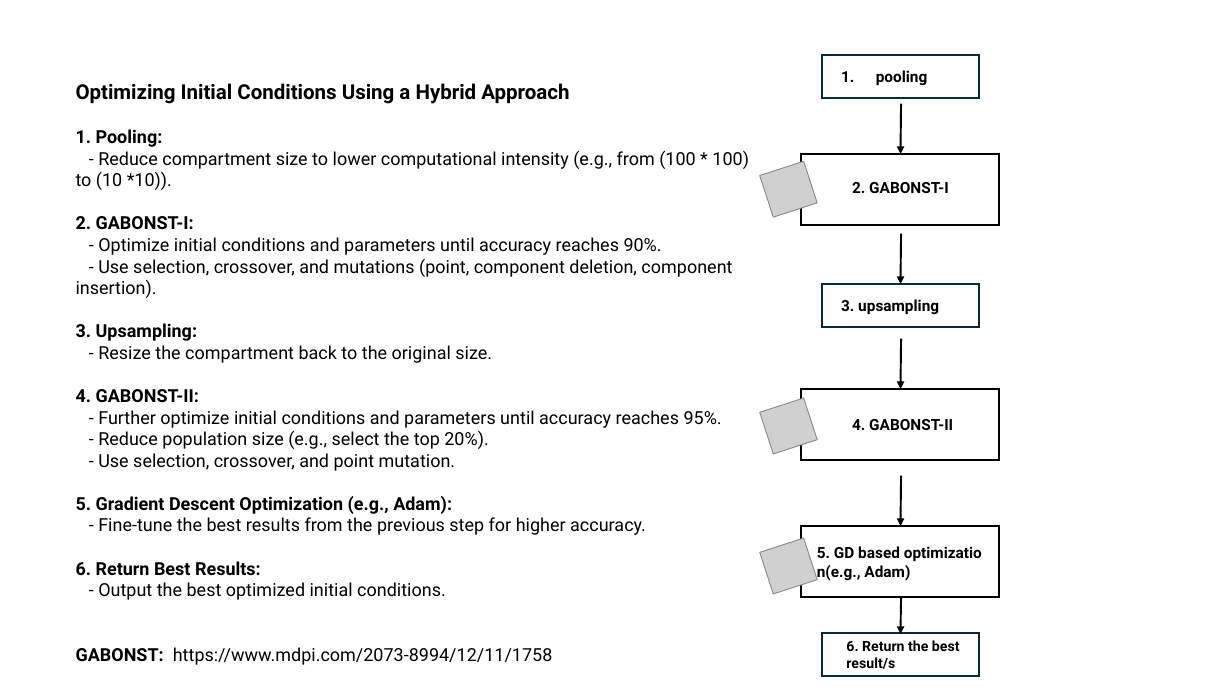
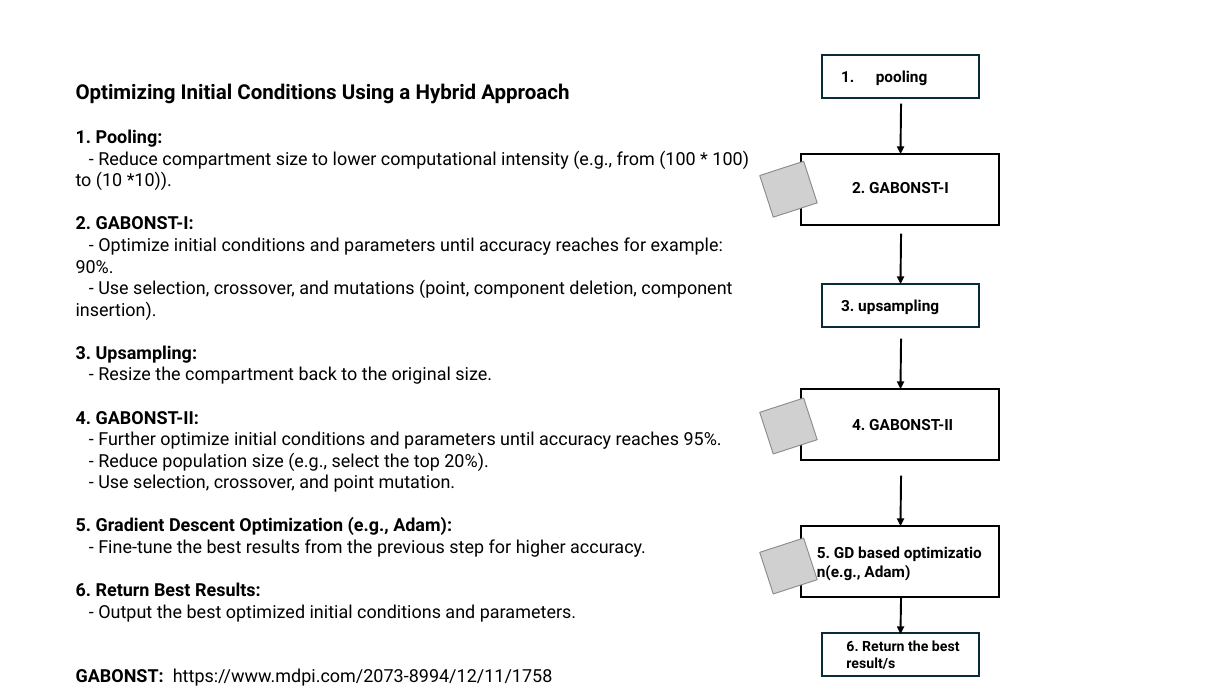
Before and after one commit to LoqmanSamani/grn-designer, a slide deck: slide 5 of pres/approach.pptx. Drawn at 1232x693 pixels with LibreOffice and Linux fonts; fonts in the diff are those of the drawing; grey boxes stand for pictures. Boxes give left, top, right and bottom in pixels: in the first picture for what was removed or moved away, otherwise in the second. Text is boxed around its words. In the diff, an @@ line names an element or a change of style, - is before the commit and + after.

Commit message:
approach.pptx has been modified

```diff
--- a/pres/approach.pptx
+++ b/pres/approach.pptx
@@ text at (76,237,723,273): text changed @@
-- Optimize initial conditions and parameters until accuracy reaches 90%.
+- Optimize initial conditions and parameters until accuracy reaches for example: 90%.
@@ text at (98,604,576,622): text changed @@
-- Output the best optimized initial conditions.
+- Output the best optimized initial conditions and parameters.
```
